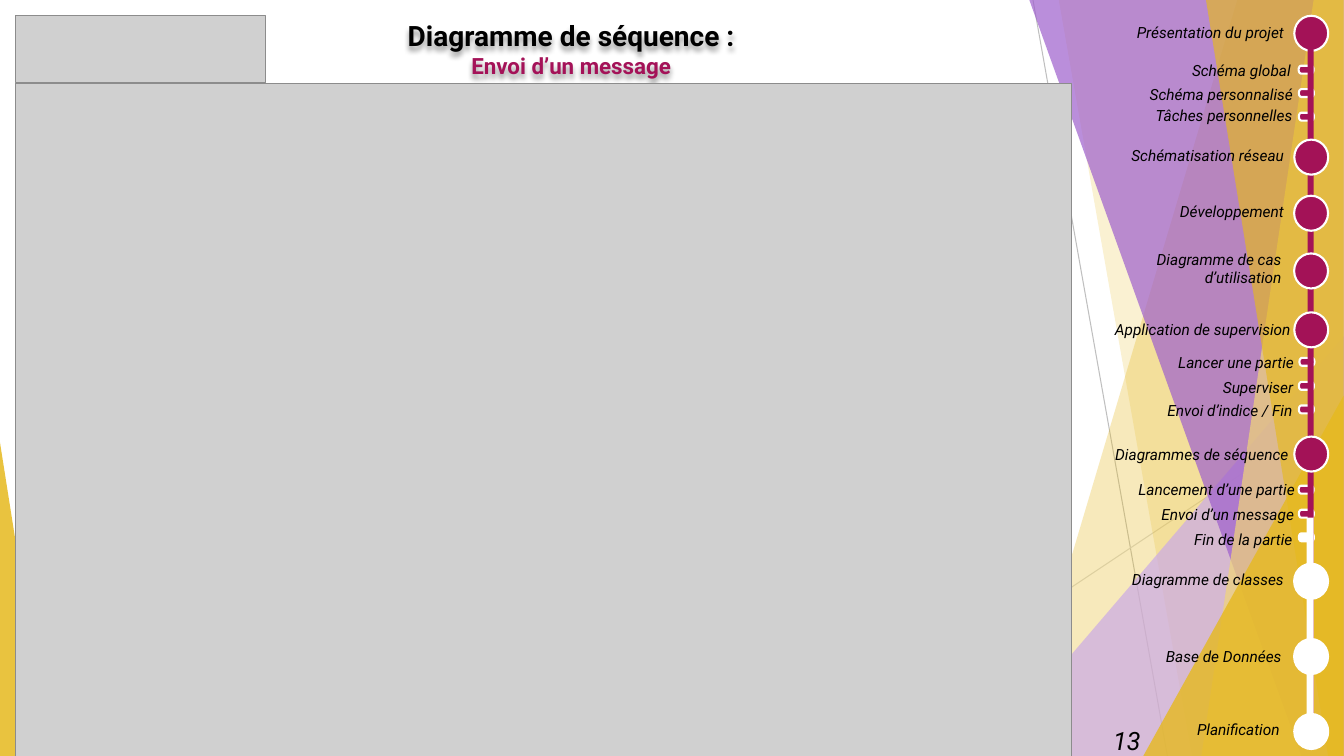
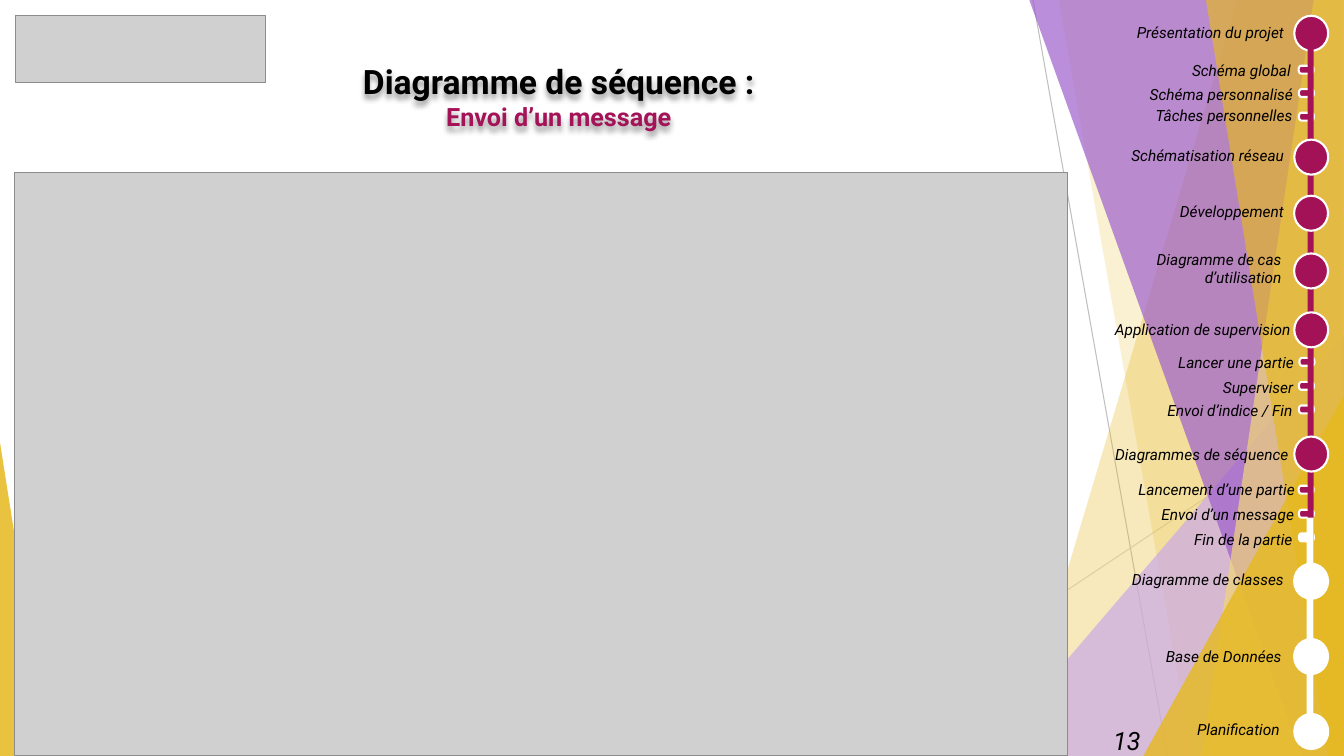
Before and after one commit to GuiguiMvn/Systeme-Escape-Game-Telethon, a slide deck: slide 13 of Nathan/Compte-rendus/REVUE-R2-GUIGAND-SFL6.pptx. Drawn at 1344x756 pixels with LibreOffice and Linux fonts; fonts in the diff are those of the drawing; grey boxes stand for pictures. Boxes give left, top, right and bottom in pixels: in the first picture for what was removed or moved away, otherwise in the second. Text is boxed around its words. In the diff, an @@ line names an element or a change of style, - is before the commit and + after.

Commit message:
Correction des diagrammes de séquences. Mise à jour du diaporama de revue 2 avec prise en compte des subjections.

```diff
--- a/Nathan/Compte-rendus/REVUE-R2-GUIGAND-SFL6.pptx
+++ b/Nathan/Compte-rendus/REVUE-R2-GUIGAND-SFL6.pptx
@@ text "Diagramme de séquence : Envoi ...": place and size @@
-text "Diagramme de séquence : Envoi ..." at <box>408,20,720,79</box>
+text "Diagramme de séquence : Envoi ..." at <box>363,63,737,132</box>
@@ text "Diagramme de séquence : Envoi ..." at <box>363,63,737,132</box>: size 20 to 24 pt in "Diagramme de séquence :"; size 16 to 18 pt in "Envoi d’un message" @@
@@ picture: place and size @@
-picture at <box>16,83,1072,756</box>
+picture at <box>15,172,1068,756</box>
```
Also in this commit, not shown: 3 other slides changed, 6 other files.
